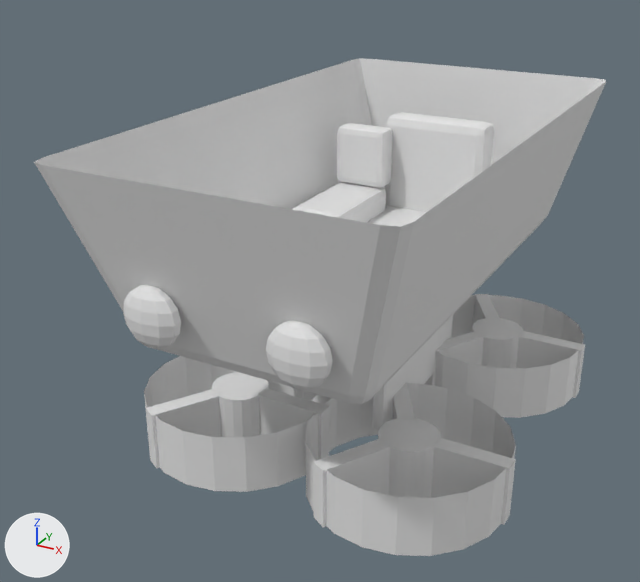
Before and after pictures for a commit that changed the Blender file art/blend/cart.blend.
The view is the same before and after, from a 50 mm lens placed at (1.19, -2.58, 1.92), pointed at (-0.12, -0.2, 0.72). Every picture has the same lights, and +X, +Y and +Z are marked at lower left. The older version comes first.

Names of what the first picture shows: 'frame-rail-r', 'hopper', 'lamp-l', 'lamp-r', 'pet-back', 'pet-seat', 'seat-back', 'wheel-br', 'wheel-fl', 'wheel-fr' and 2 more.
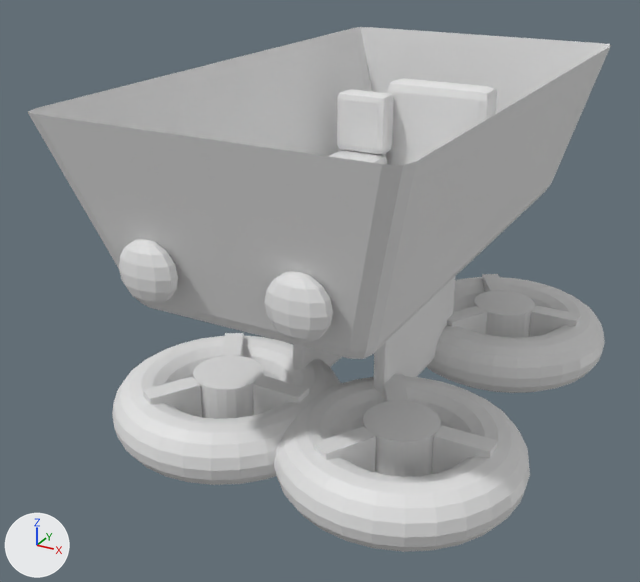
Commit message: Rail Race cart round 4: genuine hollow-tube rim, wheels 20% bigger

The change, as a list of edits to the scene's bpy script:
```text
Change me_wheel:
    used by ob_wheel_fl; location = (-0.31, -0.42, 0.32)
    remove me_wheel.from_pydata(...)  # 104 vertices, 60 faces; spans x -0.32..0.326, y -0.32..0.32, z -0.1..0.1
    add me_wheel.from_pydata(...)  # 520 vertices, 492 faces; spans x -0.384..0.384, y -0.384..0.384, z -0.12..0.12
    me_wheel part 1: a new loose piece, a box spanning x 0.115..0.284, y -0.033..0.033, z -0.12..0.12
    me_wheel part 2: a new loose piece, a 24-sided cylinder along z spanning x -0.115..0.115, y -0.115..0.115, z -0.12..0.12
    me_wheel part 3: a new loose piece, a torus around z (ring radius 0.284, tube radius 0.1) spanning x -0.384..0.384, y -0.384..0.384, z -0.1..0.1
    me_wheel part 4: the loose piece of 8 vertices spanning x -0.187..-0.021, y -0.296..-0.063, z -0.1..0.1 is rebuilt with 8 vertices and now spans x -0.17..-0.029, y -0.262..-0.083, z -0.12..0.12
    me_wheel part 5: the loose piece of 8 vertices spanning x -0.187..-0.021, y 0.063..0.296, z -0.1..0.1 is rebuilt with 8 vertices and now spans x -0.17..-0.029, y 0.083..0.262, z -0.12..0.12
    me_wheel part 6: the loose piece of 40 vertices spanning x -0.096..0.096, y -0.096..0.096, z -0.1..0.1 is deleted
    me_wheel part 7: the loose piece of 8 vertices spanning x 0.088..0.326, y -0.027..0.027, z -0.1..0.1 is deleted
    me_wheel part 8
    40 vertices are removed from x -0.32..0.32, y -0.32..0.32, z -0.1..0.1
    20 faces are deleted
Change ob_hopper:
    ob_hopper.location: (0.0, 0.0, 0.0) -> (0.0, 0.0, 0.128)
Change ob_frame_rail_r:
    ob_frame_rail_r.location: (0.15, 0.0, 0.53) -> (0.15, 0.0, 0.626)
Change ob_seat_back:
    ob_seat_back.location: (0.0, 0.5, 0.98) -> (0.0, 0.5, 1.108)
Change ob_pet_back:
    ob_pet_back.location: (-0.26, 0.4, 1.03) -> (-0.26, 0.4, 1.158)
Change ob_wheel_fl:
    ob_wheel_fl.location: (-0.31, -0.42, 0.32) -> (-0.31, -0.484, 0.384)
Change ob_wheel_fr:
    ob_wheel_fr.location: (0.31, -0.42, 0.32) -> (0.31, -0.484, 0.384)
Change ob_wheel_br:
    ob_wheel_br.location: (0.31, 0.42, 0.32) -> (0.31, 0.484, 0.384)
Change ob_lamp_l:
    ob_lamp_l.location: (-0.224, -0.939, 0.91) -> (-0.224, -0.939, 1.038)
Change ob_lamp_r:
    ob_lamp_r.location: (0.224, -0.939, 0.91) -> (0.224, -0.939, 1.038)
```

Where the change shows, as pixel boxes (x1, y1, x2, y2) in the pictures (640 x 582 px):
'hopper', moved: before (34, 58, 606, 404); after (28, 27, 611, 359)
'wheel-fr', reshaped, moved (22% wider): before (306, 382, 516, 556); after (274, 374, 530, 552)
'wheel-fl', reshaped, moved: before (144, 356, 332, 492); after (112, 333, 341, 485)
'wheel-br', reshaped, moved (11% wider): before (425, 294, 585, 418); after (427, 274, 605, 393)
'seat-back', moved: before (385, 112, 494, 212); after (386, 78, 497, 165)
'lamp-r', moved: before (266, 321, 333, 390); after (264, 271, 333, 343)
'frame-rail-r', moved: before (372, 315, 453, 430); after (373, 276, 456, 394)
'lamp-l', moved: before (123, 285, 181, 349); after (119, 239, 178, 305)
'pet-back', moved: before (337, 123, 392, 187); after (337, 89, 394, 154)
part 1 of me_wheel, added: after (253, 305, 581, 474)
part 2 of me_wheel, added: after (193, 290, 535, 477)
part 3 of me_wheel, added: after (112, 277, 605, 552)
part 4 of me_wheel, rebuilt: before (146, 331, 484, 527); after (143, 306, 487, 472)
part 5 of me_wheel, rebuilt (7% wider): before (234, 294, 500, 420); after (221, 274, 507, 402)
part 6 of me_wheel, deleted: before (212, 318, 523, 498)
part 7 of me_wheel, deleted: before (258, 331, 585, 525)
part 8 of me_wheel, deleted: before (144, 295, 584, 556)
'pet-seat', unchanged, covered by the edit: before (293, 182, 386, 222); after (329, 150, 387, 164)
